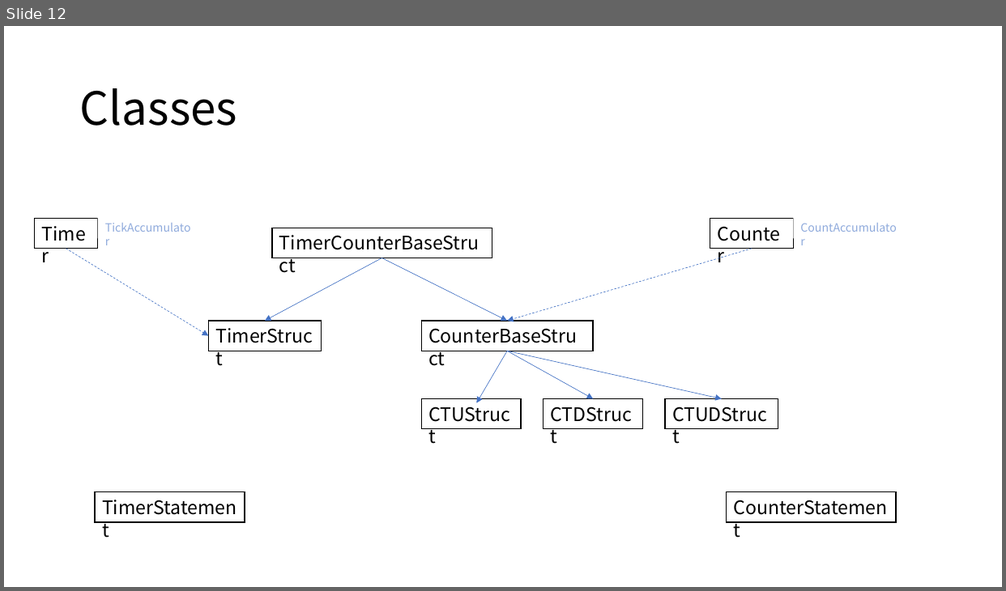
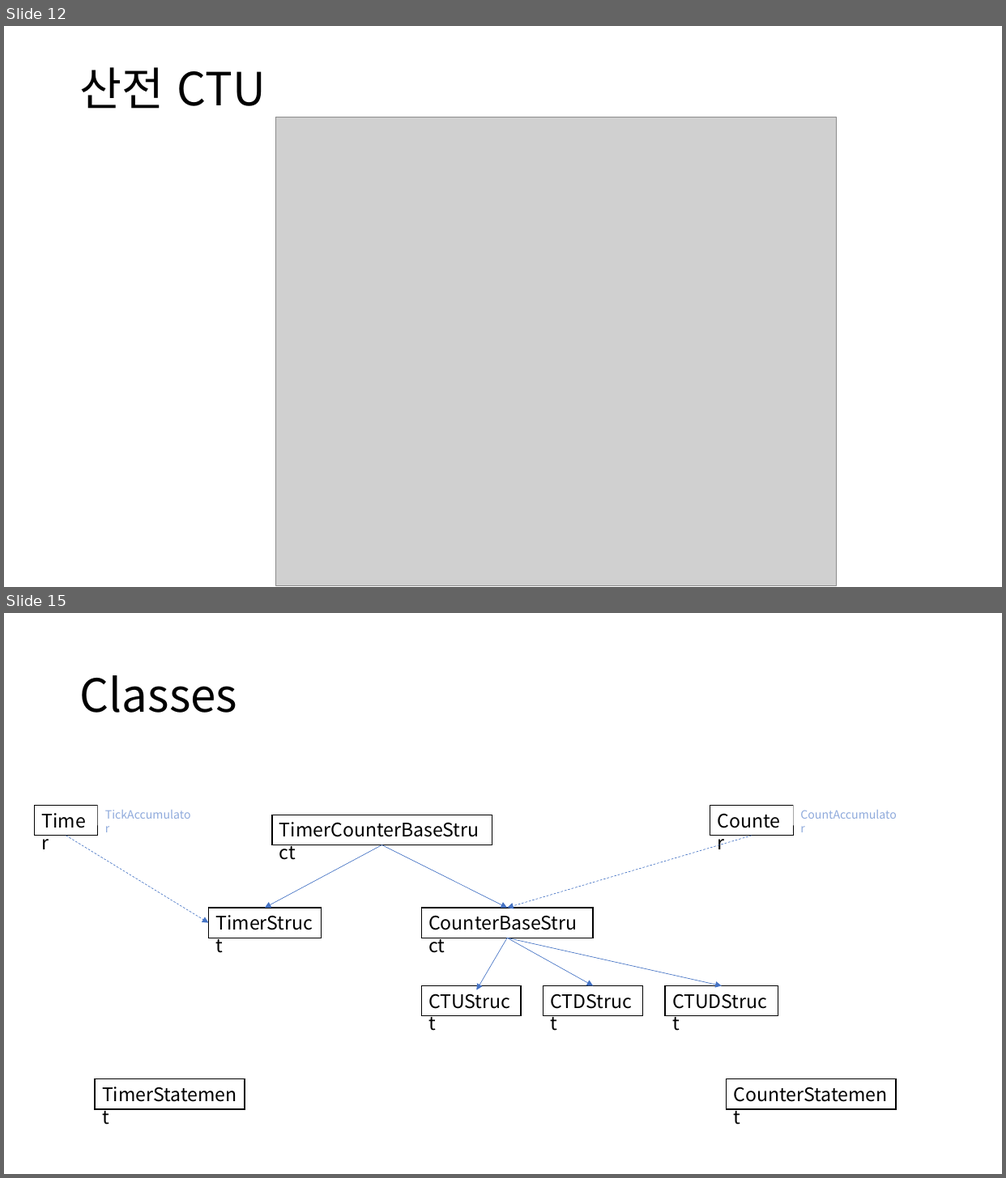
Before and after one commit to DualsoftDev/ds, a slide deck: DsDotNet/src/Engine/Engine.Core/Timer.pptx. Shown one above the other, each under a label of ours: slide 12 before the commit, slides 12 and 15 after it; the slides between them are not shown. The pictures are 1006x591 and 1006x1178 pixels, drawn with LibreOffice and Linux fonts; fonts in the diff are those of the drawing; grey boxes stand for pictures. Boxes give left, top, right and bottom in pixels: in the first picture for what was removed or moved away, otherwise in the second. Text is boxed around its words. In the diff, an @@ line names an element or a change of style, - is before the commit and + after.

```diff
--- a/DsDotNet/src/Engine/Engine.Core/Timer.pptx
+++ b/DsDotNet/src/Engine/Engine.Core/Timer.pptx
@@ slide 12 added at bbox=[4, 26, 1002, 587], background #FFFFFF @@
@@ title added at bbox=[80, 67, 266, 109], 44 pt, text #000000 @@
+산전 CTU
@@ picture added at bbox=[275, 117, 837, 586] @@
@@ what was slide 12 is now slide 15 @@
```
Also in this commit, not shown: 1 slide changed, 4 other slides added, 5 other files.
